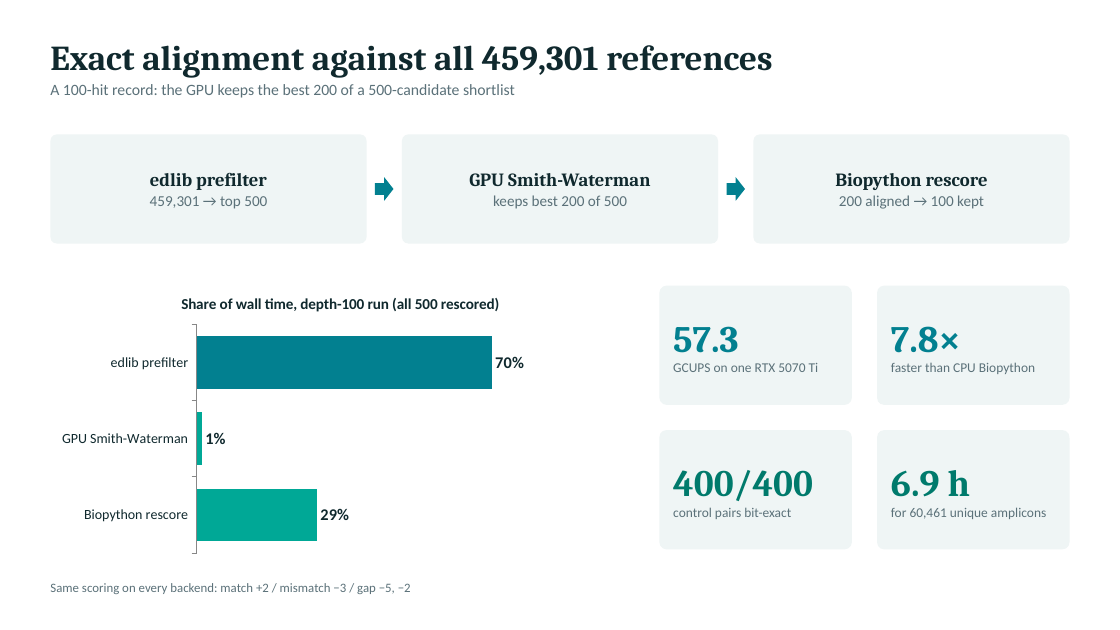
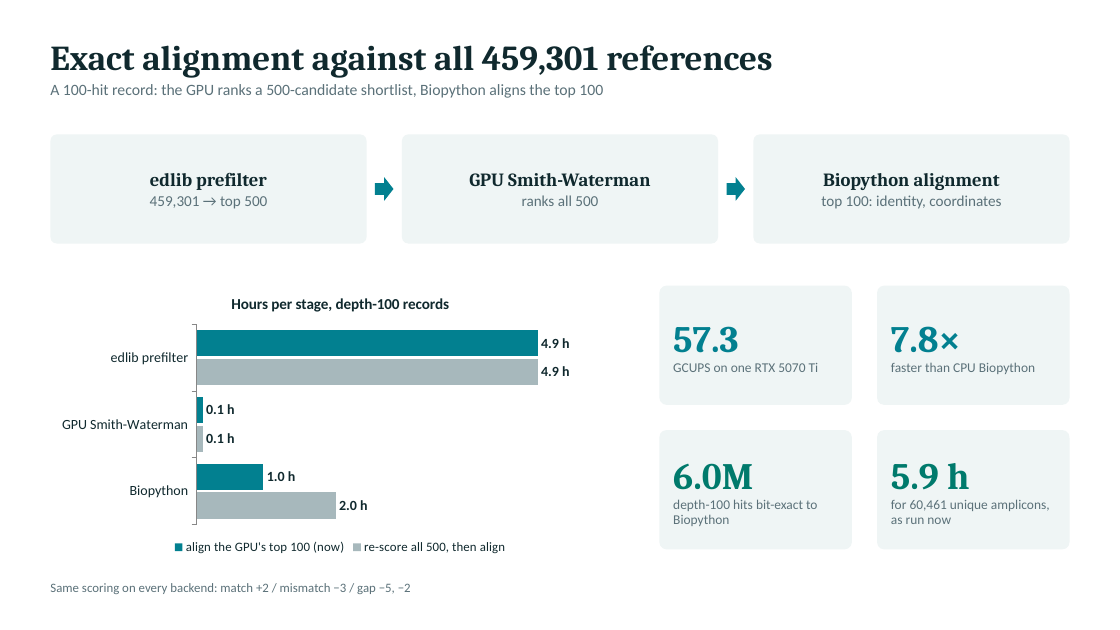
Before and after one commit to freiburgermsu/prFBA, a slide deck: slide 4 of presentations/prFBA_updates_2026-10.pptx. Drawn at 1120x630 pixels with LibreOffice and Linux fonts; fonts in the diff are those of the drawing. Boxes give left, top, right and bottom in pixels: in the first picture for what was removed or moved away, otherwise in the second. Text is boxed around its words. In the diff, an @@ line names an element or a change of style, - is before the commit and + after.

```diff
--- a/presentations/prFBA_updates_2026-10.pptx
+++ b/presentations/prFBA_updates_2026-10.pptx
@@ text at [50,84,603,98]: text changed @@
-A 100-hit record: the GPU keeps the best 200 of a 500-candidate shortlist
+A 100-hit record: the GPU ranks a 500-candidate shortlist, Biopython aligns the top 100
@@ text in rounded rectangle at [821,173,1001,209]: text changed @@
-Biopython rescore
-200 aligned → 100 kept
+Biopython alignment
+top 100: identity, coordinates
@@ text in rounded rectangle at [522,195,598,206]: text changed @@
-keeps best 200 of 500
+ranks all 500
@@ bar chart at [50,281,630,559] @@
@@ title "Share of wall time, depth-100 run (all 500 rescored)" to "Hours per stage, depth-100 records" @@
-categories: Biopython rescore, GPU Smith-Waterman, edlib prefilter
+categories: Biopython, GPU Smith-Waterman, edlib prefilter
-Series 1: 0.29, 0.01, 0.7
+re-score all 500, then align: 2, 0.1, 4.9
@@ colour of re-score all 500, then align #4F81BD to #A7B8BC @@
@@ data labels of re-score all 500, then align changed @@
@@ colours of single points changed @@
+align the GPU's top 100 (now): 1, 0.1, 4.9
@@ legend changed @@
@@ value axis changed @@
@@ bar spacing changed @@
@@ text in rounded rectangle at [673,463,817,526]: text changed @@
-400/400
-control pairs bit-exact
+6.0M
+depth-100 hits bit-exact to Biopython
@@ text in rounded rectangle at [891,463,1050,524]: text changed @@
-6.9 h
-for 60,461 unique amplicons
+5.9 h
+for 60,461 unique amplicons, as run now
```
Also in this commit, not shown: 18 other slides changed, 29 other files.
